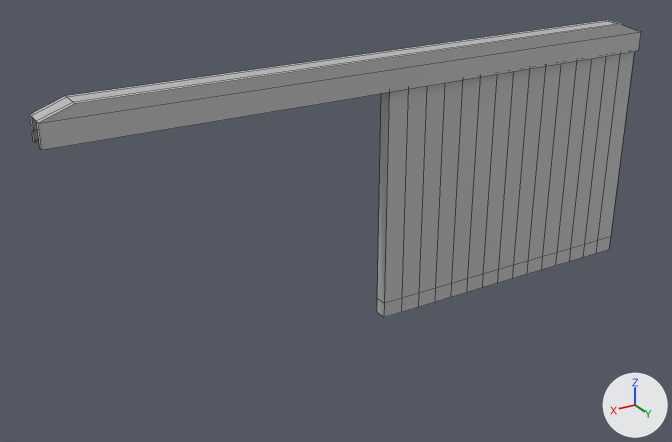
The FBX model Assets/Art/Terrain/slide_door_mesh.fbx: old version first, new version second.
Before and after are seen from a camera (50 mm lens) standing at (8.14, 7.36, 3.65) and looking at (4.81, 1.81, 0.87). The axes (+X, +Y, +Z) are drawn at lower right. The lights are the same throughout. Mesh edges are drawn as thin lines. Where no turn or scale is listed for an object, it has been applied to the vertices.

Names of what the first picture shows: 'slide_door_mesh', 'slide_door_mesh1'.
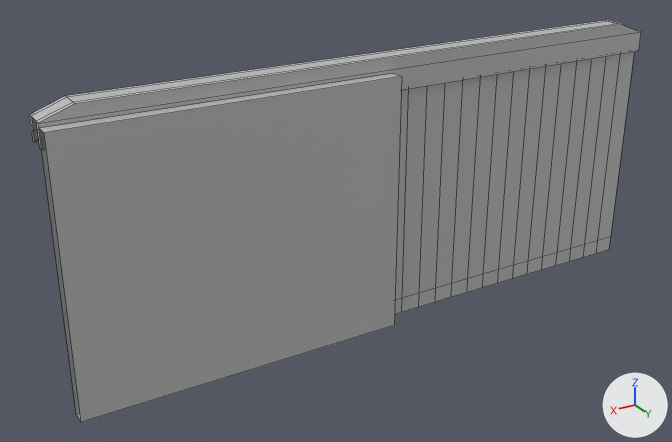
The change, as a diff of the scene's bpy script:
```diff
--- a/Assets/Art/Terrain/slide_door_mesh.fbx.py
+++ b/Assets/Art/Terrain/slide_door_mesh.fbx.py
@@ me_mesh_002 @@
+me_mesh_002.from_pydata([(-2.5, 0.0, -2.0), (0.0, 0.0, -2.0), (-2.5, 0.0, 0.0), (0.0, 0.0, 0.0), (-2.5, 0.1, 0.0), (0.0, 0.1, 0.0), (-2.5, 0.1, -2.0), (0.0, 0.1, -2.0)], [], [(0, 1, 3, 2), (2, 3, 5, 4), (4, 5, 7, 6), (6, 7, 1, 0), (6, 0, 2, 4)])
+me_mesh_002.materials.append(mat_lambert1)  # grey #bcbcbc
@@ ob_slide_door_wall_mesh @@
+ob_slide_door_wall_mesh = bpy.data.objects.new('slide_door_wall_mesh', me_mesh_002)
+ob_slide_door_wall_mesh.location = (6.941, 1.989, 2.0)
```

Pixel boxes (x1, y1, x2, y2) of what changed, in the pictures (672 x 442 px):
'slide_door_wall_mesh', added: after (39, 73, 402, 422)
